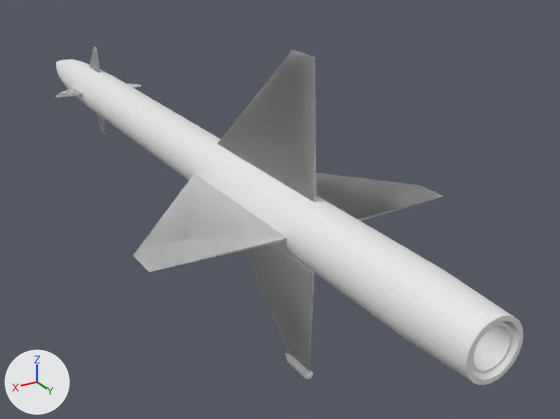
One commit to the Blender file Assets/RF/S-25.blend: the scene before it, then after it.
Rendered twice from a 50 mm camera at (4.22, 8.21, 3.56) aimed at (-1.04, -0.55, -0.82). Arrows for +X, +Y and +Z are at lower left; the lights stay in place.

The first picture shows 'S-25', 'S-25Fin', 'S-25Fn'.
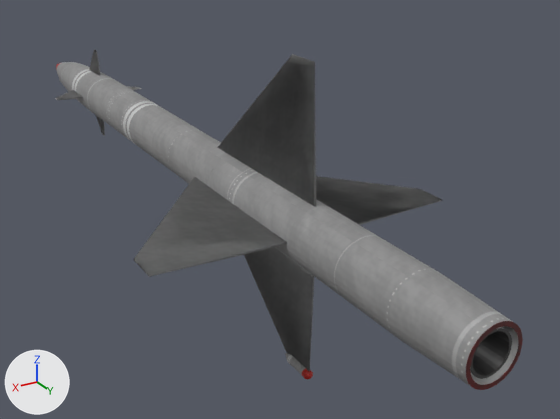
Pixel boxes (x1, y1, x2, y2) of what changed, in the pictures (560 x 419 px):
'S-25', recoloured, moved: before (56, 59, 523, 385); after (56, 62, 523, 390)
'S-25Fin', recoloured, surface changed, moved (grey to black): before (55, 47, 443, 372); after (55, 49, 442, 372)
'S-25Fn', recoloured: (285, 353, 313, 379) in both

Edits to the bpy script that builds the scene:
```text
Add img_k_5_png:
    img_k_5_png = load_image('K-5.png', 'K-5.png', 1024, 1024, 'sRGB')
Add mat_s_25:
    mat_s_25 = principled_material('S-25')
    mat_s_25.texture = img_k_5_png
Change me_cylinder:
    where me_cylinder.from_pydata(...)  # 481 vertices, 481 faces; spans x -1.0..1.0, y -1.0..1.0, z -14.8..20.3
    add me_cylinder.materials.append(mat_s_25)  # picture img_k_5_png
Change me_cylinder_002:
    where me_cylinder_002.from_pydata(...)  # 80 vertices, 80 faces; spans x -5.4..5.4, y -5.4..5.4, z -7.2..13.9
    used by ob_s_25fin; location = (0.0, -0.62, 0.05); rotation_euler = (1.571, -1.571, 0.0), in degrees (90, -90, 0); scale = (0.351, 0.351, 0.351)
    me_cylinder_002 part 1: texture (UV) coordinates of 80 of 80 faces, centred in x -3.2..3.2, y -3.2..3.2, z -7.2..13.6, changed; they spanned u 0.12..0.62, v 0.0..1.0 and now span u 0.74..0.95, v 0.01..0.8
    add me_cylinder_002.materials.append(mat_s_25)  # picture img_k_5_png
Change me_cylinder_005:
    where me_cylinder_005.from_pydata(...)  # 162 vertices, 192 faces; spans x -1.0..1.0, y 9.47..11.47, z -6.59..3.46
    add me_cylinder_005.materials.append(mat_s_25)  # picture img_k_5_png
Change ob_s_25:
    ob_s_25.location: (0.0, -0.62, 0.05) -> (0.0, -0.62, 0.0)
Change ob_s_25fin:
    ob_s_25fin.location: (0.0, -0.62, 0.05) -> (0.0, -0.62, 0.0)
```
